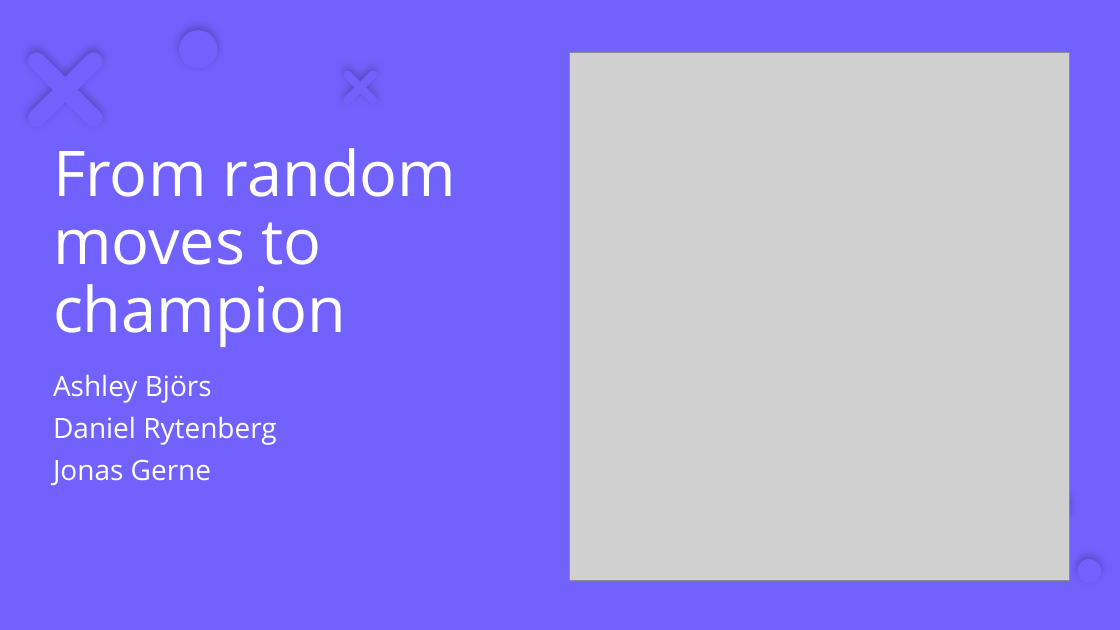
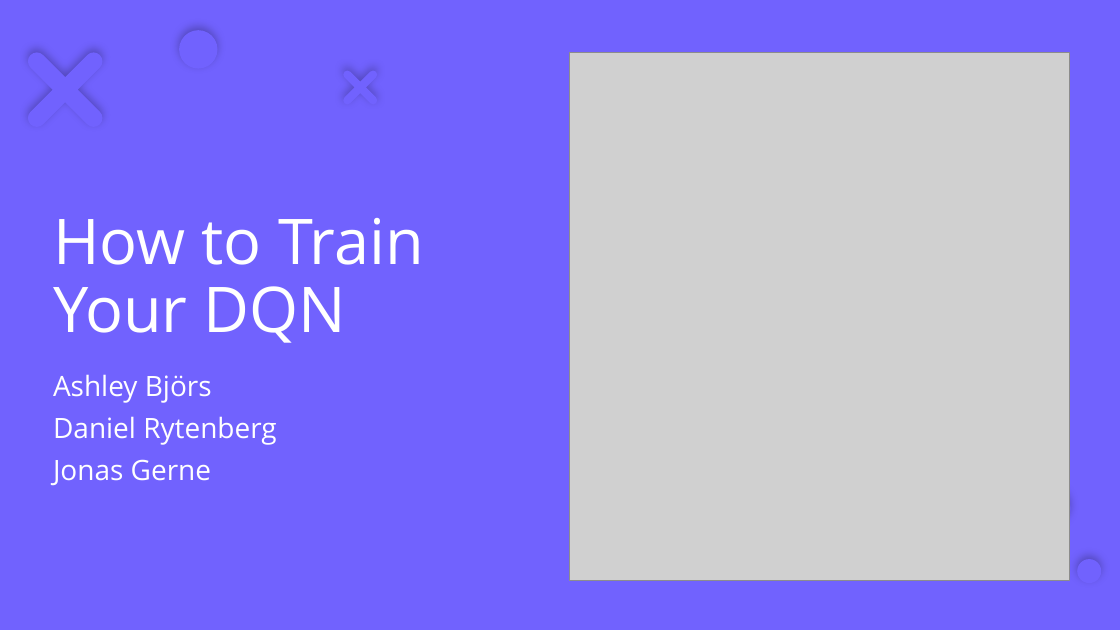
Before and after one commit to Ashley-Bjors/DVA439-Intelligenta-system, a slide deck: slide 1 of Redovisning.pptx. Drawn at 1120x630 pixels with LibreOffice and Linux fonts; fonts in the diff are those of the drawing; grey boxes stand for pictures. Boxes give left, top, right and bottom in pixels: in the first picture for what was removed or moved away, otherwise in the second. Text is boxed around its words. In the diff, an @@ line names an element or a change of style, - is before the commit and + after.

```diff
--- a/Redovisning.pptx
+++ b/Redovisning.pptx
@@ title at [53,218,424,343]: text changed @@
-From random moves to champion
+How to Train Your DQN
```
Also in this commit, not shown: 5 other slides changed, 7 slides added, 3 slides removed.
